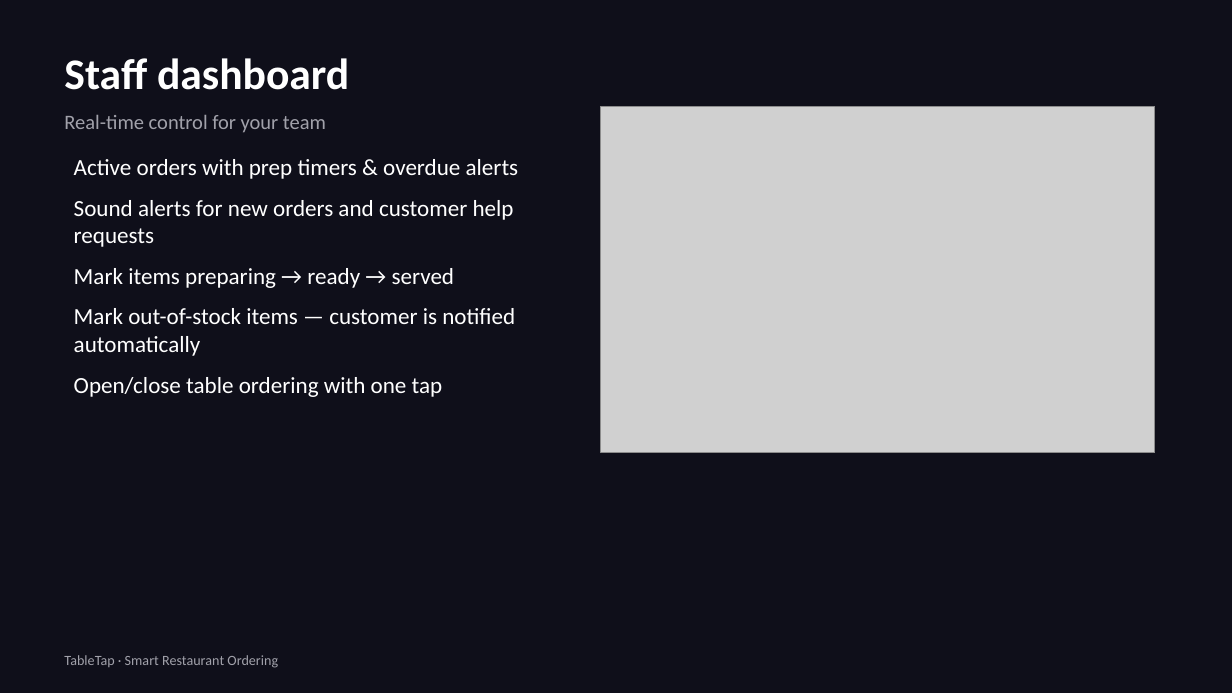
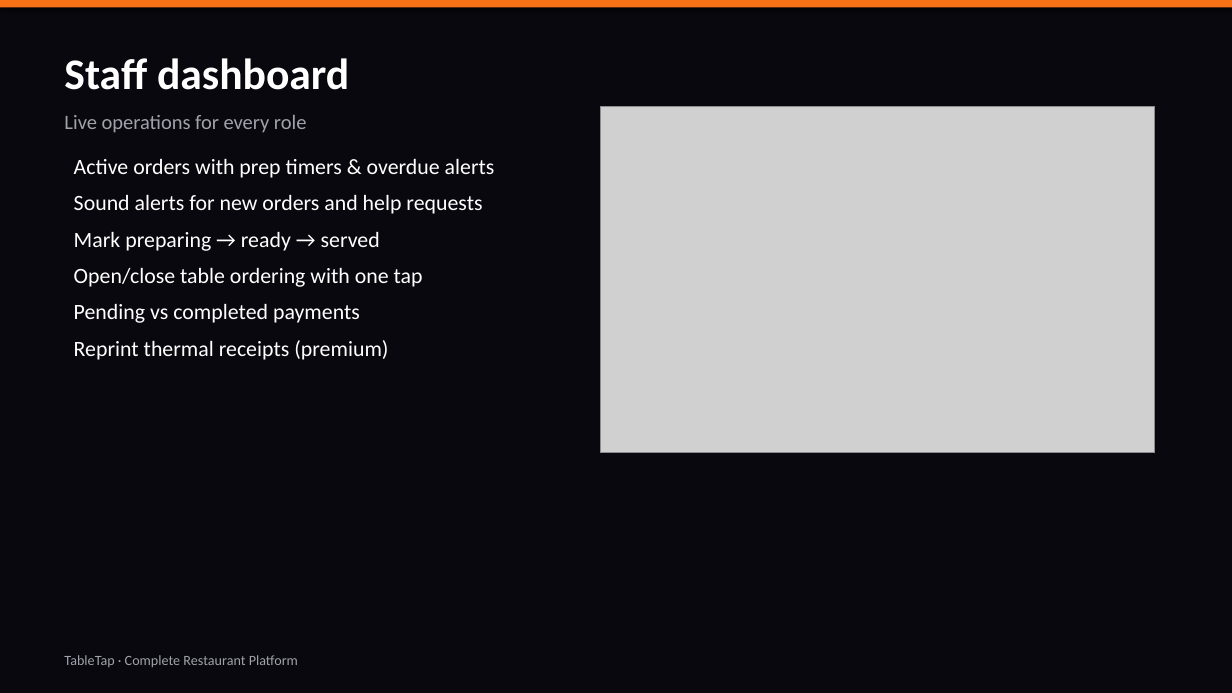
Before and after one commit to chandrasheker/order-on-the-fly, a slide deck: slide 6 of presentation/TableTap-Restaurant-Owner-Detailed-Deck.pptx. Drawn at 1232x693 pixels with LibreOffice and Linux fonts; fonts in the diff are those of the drawing; grey boxes stand for pictures. Boxes give left, top, right and bottom in pixels: in the first picture for what was removed or moved away, otherwise in the second. Text is boxed around its words. In the diff, an @@ line names an element or a change of style, - is before the commit and + after.

```diff
--- a/presentation/TableTap-Restaurant-Owner-Detailed-Deck.pptx
+++ b/presentation/TableTap-Restaurant-Owner-Detailed-Deck.pptx
@@ background #0F0F1A to #08080E @@
@@ rectangle added at bbox=[0, 0, 1232, 7], fill #F97316 @@
@@ text at bbox=[64, 115, 306, 133]: text changed @@
-Real-time control for your team
+Live operations for every role
@@ text at bbox=[74, 159, 495, 287]: size 18 to 17 pt in "Active orders with prep timers & overdue ...", "Open/close table ordering with one tap"; less space between paragraphs @@
@@ text at bbox=[74, 195, 482, 251]: text changed; size 18 to 17 pt @@
-Sound alerts for new orders and customer help requests
-Mark items preparing → ready → served
-Mark out-of-stock items — customer is notified automatically
+Sound alerts for new orders and help requests
+Mark preparing → ready → served
@@ text at bbox=[74, 304, 388, 360]: paragraphs added @@
+Pending vs completed payments
+Reprint thermal receipts (premium)
@@ text at bbox=[64, 655, 298, 667]: text changed @@
-TableTap · Smart Restaurant Ordering
+TableTap · Complete Restaurant Platform
```
Also in this commit, not shown: 4 other slides changed, 13 slides added, 10 slides removed, 11 other files.
